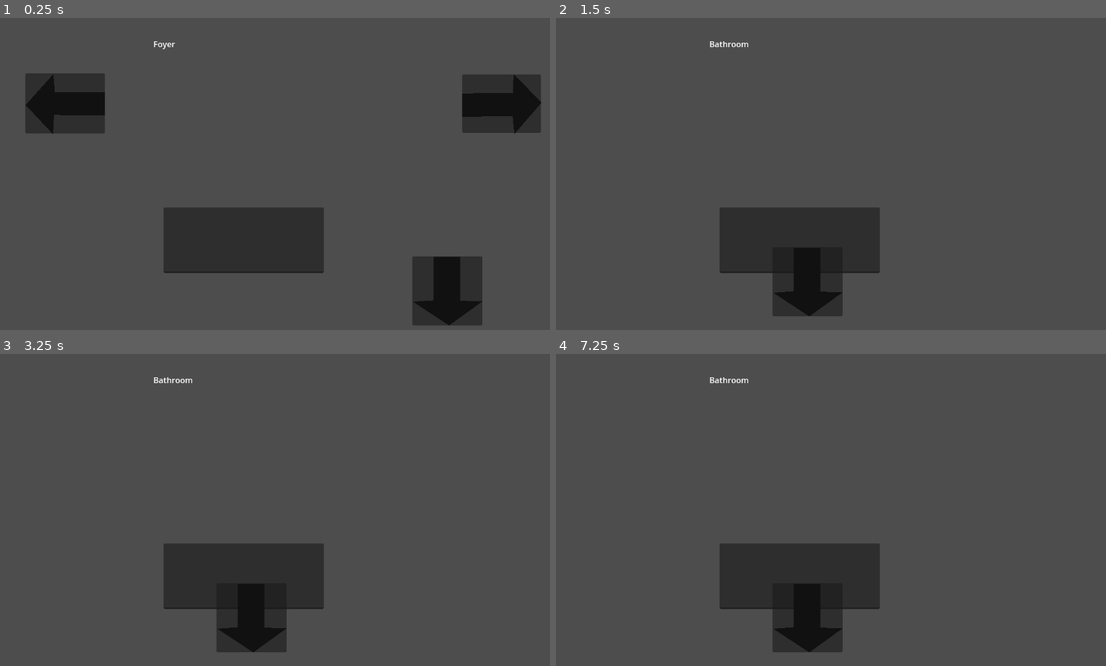
Above: before the commit, frames 1-4 (two rows, left to right).
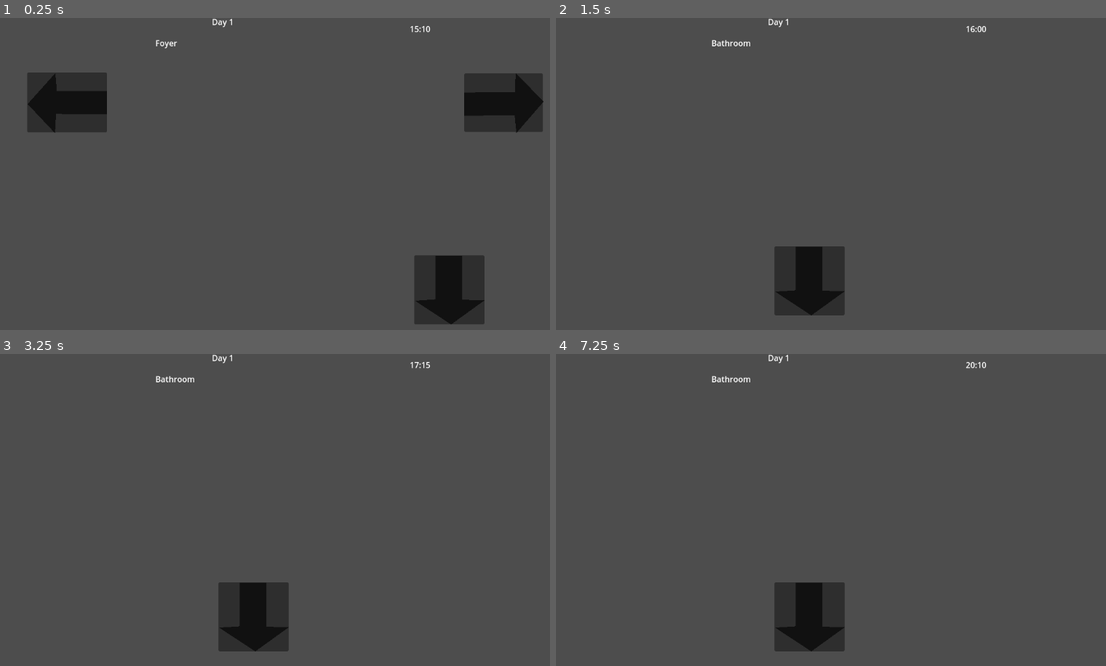
Above: after the commit, the same moments.

Repository: OblivionGoose/ela-project
Game: Godot game, scene res://scenes/game_controller.tscn
Two runs of this game, one before a commit and one after it. Both use one fixed random seed, a clock stepped at 60 frames per second and the inputs below. This scene is started directly instead of the project's main scene.
Inputs (mouse positions are in pixels of both pictures, inside the frame that each line leads up to; where the layout moved, square brackets give the same spot in the first picture):
- Up to frame 1 (0.25 s): no input
- Up to frame 2 (1.5 s): click (1007, 289) [1001, 289] at 0.5 s; click (649, 158) [644, 158] at 1.25 s
- Up to frame 3 (3.25 s): tap Enter (ui_accept) at 2, 2.27, 2.75, 3.02 s; hold Right (ui_right) from 2.03 s (still down)
- Up to frame 4 (7.25 s): tap Enter (ui_accept) at 3.5, 4.25, 4.52, 5, 5.27, 5.75, 6.02 s; release Right (ui_right) at 3.53 s; hold Left (ui_left) 3.53-4.28 s; hold Right (ui_right) 4.28-5.78 s; hold Left (ui_left) 5.78-6.53 s; hold Right (ui_right) from 6.53 s (still down)

The runs differ from the first frame. In frame 1, 7.1% of the frame differs, in the area x 4-99%, y 0-99%; in frame 2, 5.4%; in frame 3, 5.4%; in frame 4, 5.4%.

Commit message:
Time added
Created a clock and day and night cycle to the game. The world_2d script now has the self explanatory functions clock(), pause_clock(), unpause_clock(), and Now the variables of minute, hour, day, and time of day (day 1/night 1) are accessible in the global script. If you want to change the speed of which time moves in game, just go to the timer node and change its time variable.

Diff:
--- a/project.godot
+++ b/project.godot
@@ -17,7 +17,7 @@
 
 [autoload]
 
-globals="*res://scripts/globals.gd"
+globals="*res://scripts/singletons/globals.gd"
 
 [rendering]
 
--- a/scenes/game_controller.tscn
+++ b/scenes/game_controller.tscn
@@ -1,6 +1,6 @@
 [gd_scene load_steps=4 format=3 uid="uid://bvjdw5gtacqjj"]
 
-[ext_resource type="Script" uid="uid://0sr82fmnrlqq" path="res://game_controller.gd" id="1_soqow"]
+[ext_resource type="Script" uid="uid://0sr82fmnrlqq" path="res://scripts/game_controller.gd" id="1_soqow"]
 [ext_resource type="PackedScene" uid="uid://bt0ym25h4jykj" path="res://scenes/world_2d.tscn" id="2_vgxje"]
 [ext_resource type="PackedScene" uid="uid://ddp40j6fm5vaa" path="res://scenes/Room Scenes/foyer_room.tscn" id="3_vgxje"]
 
@@ -13,18 +13,30 @@
 
 [node name="Foyer_Room" parent="World2D" instance=ExtResource("3_vgxje")]
 
-[node name="TextEdit" type="TextEdit" parent="World2D"]
-offset_left = 324.0
-offset_top = 376.0
-offset_right = 642.0
-offset_bottom = 506.0
-
 [node name="RichTextLabel" type="RichTextLabel" parent="World2D"]
 offset_left = 304.0
 offset_top = 40.0
 offset_right = 754.0
 offset_bottom = 280.0
 
+[node name="Timer" type="Timer" parent="World2D"]
+wait_time = 0.1
+
+[node name="RichTextLabel2" type="RichTextLabel" parent="World2D"]
+offset_left = 808.0
+offset_top = 12.0
+offset_right = 1030.0
+offset_bottom = 78.0
+
+[node name="RichTextLabel3" type="RichTextLabel" parent="World2D"]
+offset_left = 416.0
+offset_top = -2.0
+offset_right = 638.0
+offset_bottom = 64.0
+
+[node name="Camera2D" type="Camera2D" parent="World2D"]
+position = Vector2(572, 326)
+
 [node name="GUI" type="Control" parent="."]
 layout_mode = 3
 anchors_preset = 0
--- a/scenes/menu.tscn
+++ b/scenes/menu.tscn
@@ -1,7 +1,7 @@
 [gd_scene load_steps=3 format=3 uid="uid://bwm6ob8ukx2xw"]
 
 [ext_resource type="Script" uid="uid://xwctd2lofg2i" path="res://scripts/menu.gd" id="1_yqeox"]
-[ext_resource type="Script" uid="uid://cg2cxivx7bt4a" path="res://scripts/globals.gd" id="2_vjb58"]
+[ext_resource type="Script" uid="uid://cg2cxivx7bt4a" path="res://scripts/singletons/globals.gd" id="2_vjb58"]
 
 [node name="Node2D" type="Node2D"]
 script = ExtResource("1_yqeox")
--- a/scenes/node_2d.tscn
+++ b/scenes/node_2d.tscn
@@ -325,7 +325,6 @@
 layer_0/tile_data = PackedInt32Array(262145, 589824, 8, 262146, 589824, 8, 327681, 589824, 8, 327682, 589824, 8, 327683 …(2670 unchanged characters)…
 
 [node name="CharacterBody2D" parent="." instance=ExtResource("1_ue2ak")]
-visible = false
 position = Vector2(93, 90)
 script = ExtResource("3_rnjyy")
 
--- a/scripts/World2d.gd
+++ b/scripts/World2d.gd
@@ -1,8 +1,83 @@
 extends Node2D
+
+var minute: int = -5
+var hour: int = 15
 
 # Called when the node enters the scene tree for the first time.
 func _ready():
 	_scene_change()
+	var clock = $Timer
+	Clock()
+	clock.timeout.connect(Clock)
+	var text_edit = $RichTextLabel3
+	text_edit.add_text(str(globals.time_of_day))
+
+# Calls the timer node to simulate a military analog clock.
+# change timer wait to change the speed of time, wait time = 5 minutes in game
+func Clock():
+	var clock = $Timer
+	clock.start()
+	var clock_text = $RichTextLabel2
+	var clockMinute = "00"
+	var clockHour = "00"
+	minute = minute + 5
+	if minute == 60:
+		minute = 0
+		hour += + 1
+	if hour == 24:
+		hour = 0
+		day_change()
+	if hour < 10:
+		clockHour = "0" + str(hour)
+	else:
+		clockHour = str(hour)
+	if minute < 10:
+		clockMinute = "0" + str(minute)
+	else:
+		clockMinute = str(minute)
+	if hour == 6 && minute == 0:
+		night_change()
+	if hour == 21 && minute == 0:
+		night_change()
+	clock_text.clear()
+	clock_text.add_text(clockHour + ":" + clockMinute)
+
+# called when time is 00:00, i.e the day changes calendar-wise
+func day_change():
+	globals.day += 1
+
+# Called whenever daybreaks or nightfalls
+func night_change():
+	if globals.is_night: #invert current bool value of is_night
+		globals.is_night = false
+		globals.time_of_day = "Day " + str(globals.day)
+	else:
+		globals.is_night = true
+		globals.time_of_day = "Night " + str(globals.day)
+	# process day to night transition
+	if globals.is_night:
+		pause_clock()
+	# process night to day transition
+	else:
+		pause_clock()
+	var text_edit = $RichTextLabel3
+	text_edit.clear()
+	text_edit.add_text(str(globals.time_of_day))
+
+# called whenever the clock needs to pause. call unpause_clock later
+func pause_clock():
+	var clock = $Timer
+	clock.set_paused(true)
+	var dayButton = Button.new()
+	add_child(dayButton)
+	dayButton.scale = Vector2(10, 10)
+	dayButton.pressed.connect(unpause_clock) # unpause and remove button on pressed
+	dayButton.pressed.connect(dayButton.queue_free)
+
+func unpause_clock():
+	var clock = $Timer
+	clock.set_paused(false)
+
 
 # Called when script detects a scene change
 func _scene_change():
--- a/scripts/globals.gd
+++ b/scripts/singletons/globals.gd
@@ -4,3 +4,6 @@
 
 var scene_room: String = "Foyer" # set initial room
 var new_room: String = "Foyer"
+var day: int = 1 # set first day
+var is_night: bool = false # set day time
+var time_of_day: String = "Day 1"
Renamed: game_controller.gd -> scripts/game_controller.gd
Renamed: game_controller.gd.uid -> scripts/game_controller.gd.uid
Renamed: scripts/globals.gd.uid -> scripts/singletons/globals.gd.uid
